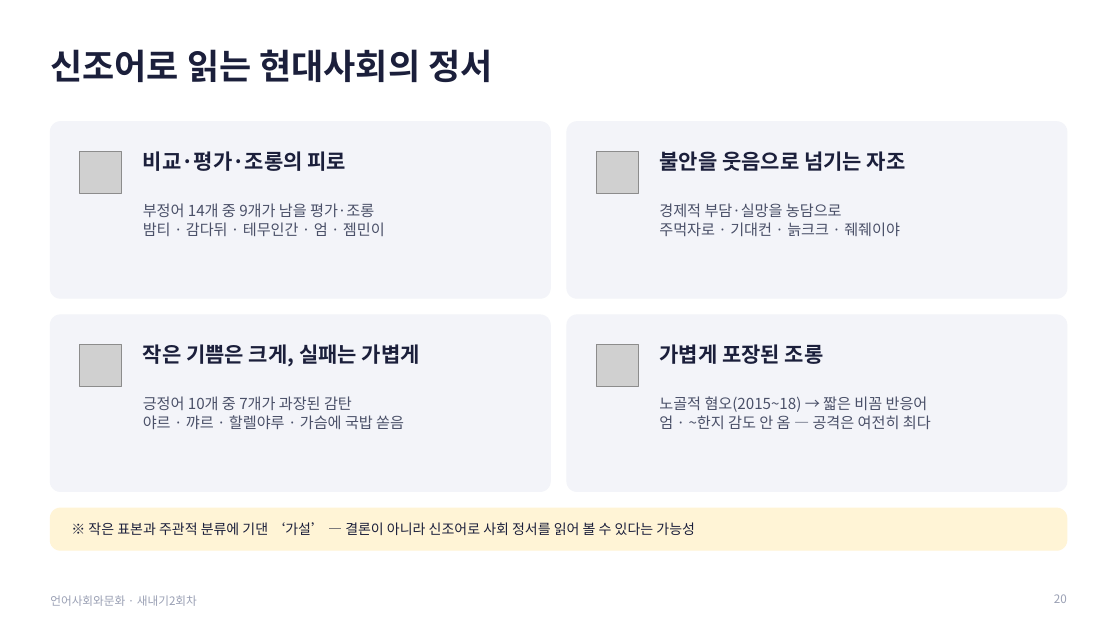
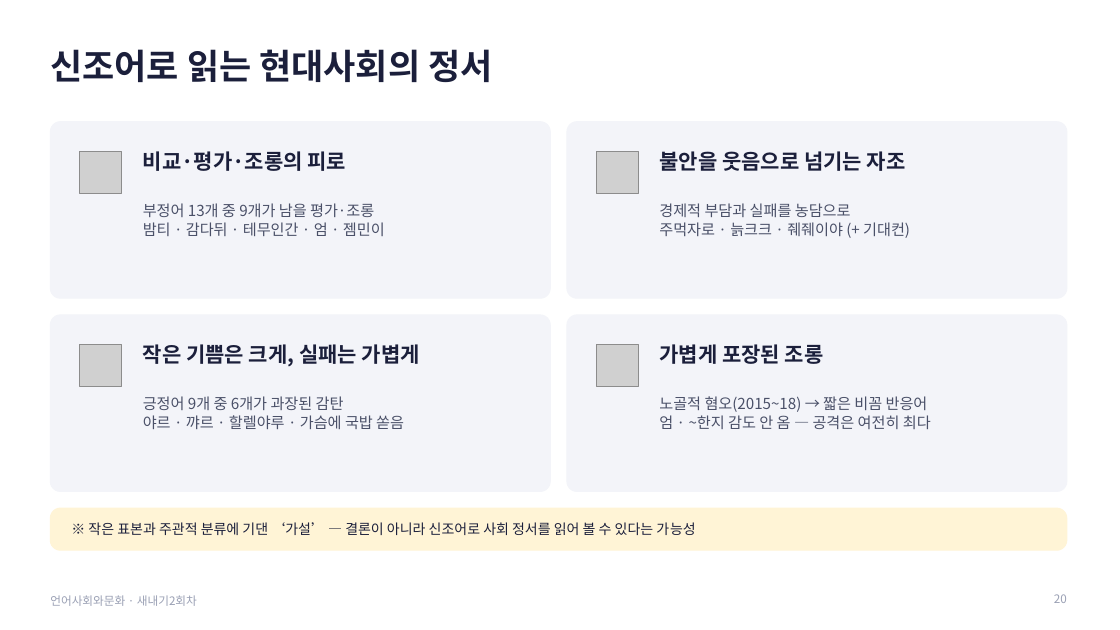
Before and after one commit to junseok7-cpu/hello, a slide deck: slide 20 of report/언어사회와문화_발표_새내기2회차.pptx. Drawn at 1120x630 pixels with LibreOffice and Linux fonts; fonts in the diff are those of the drawing; grey boxes stand for pictures. Boxes give left, top, right and bottom in pixels: in the first picture for what was removed or moved away, otherwise in the second. Text is boxed around its words. In the diff, an @@ line names an element or a change of style, - is before the commit and + after.

```diff
--- a/report/언어사회와문화_발표_새내기2회차.pptx
+++ b/report/언어사회와문화_발표_새내기2회차.pptx
@@ text at [143,203,374,217]: text changed @@
-부정어 14개 중 9개가 남을 평가·조롱
+부정어 13개 중 9개가 남을 평가·조롱
@@ text at [659,203,910,238]: text changed @@
-경제적 부담·실망을 농담으로
-주먹자로 · 기대컨 · 늙크크 · 줴줴이야
+경제적 부담과 실패를 농담으로
+주먹자로 · 늙크크 · 줴줴이야 (+ 기대컨)
@@ text at [143,396,344,410]: text changed @@
-긍정어 10개 중 7개가 과장된 감탄
+긍정어 9개 중 6개가 과장된 감탄
```
Also in this commit, not shown: 1 other slide changed, 3 other files.
